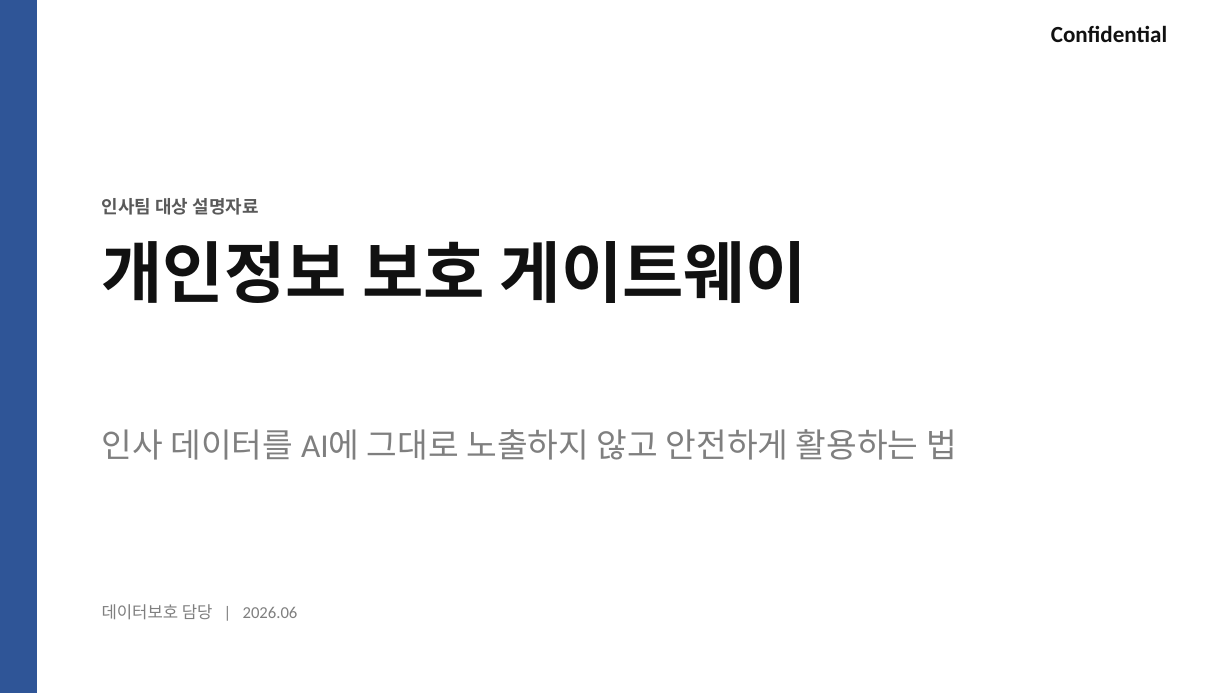
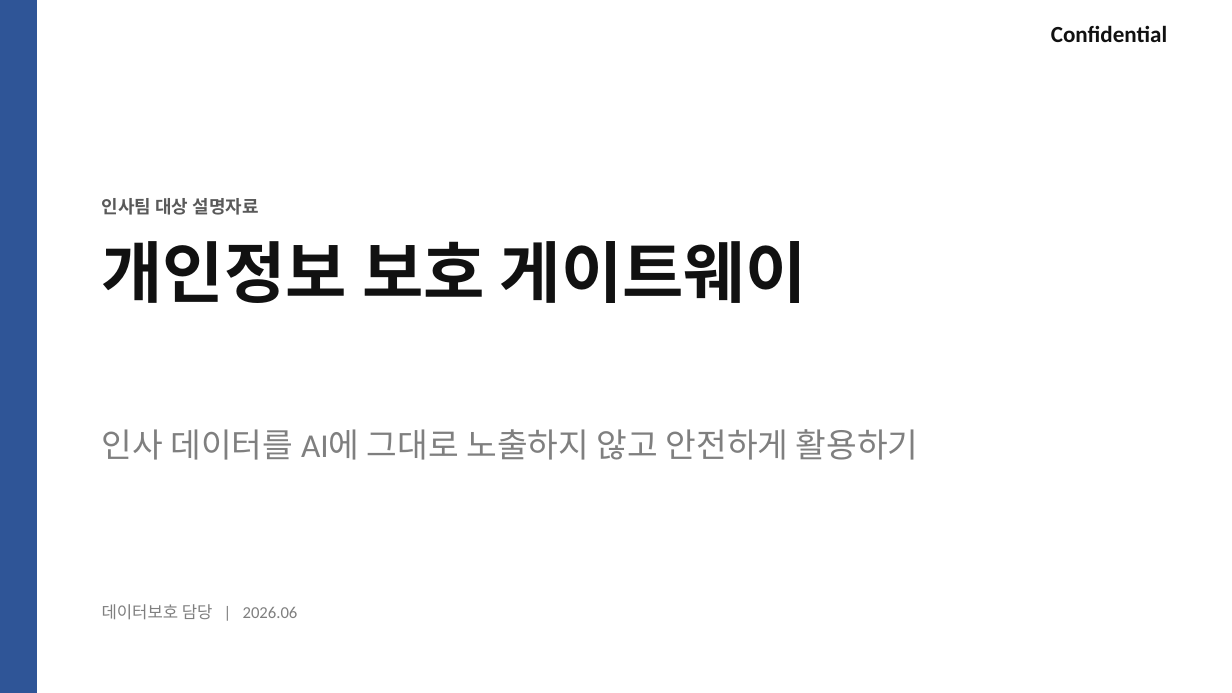
Before and after one commit to kos2001/pii-encryption-gateway, a slide deck: slide 1 of claudedocs/pii-gateway-hr-deck.pptx. Drawn at 1232x693 pixels with LibreOffice and Linux fonts; fonts in the diff are those of the drawing. Boxes give left, top, right and bottom in pixels: in the first picture for what was removed or moved away, otherwise in the second. Text is boxed around its words. In the diff, an @@ line names an element or a change of style, - is before the commit and + after.

```diff
--- a/claudedocs/pii-gateway-hr-deck.pptx
+++ b/claudedocs/pii-gateway-hr-deck.pptx
@@ text at (102, 429, 919, 460): text changed @@
-인사 데이터를 AI에 그대로 노출하지 않고 안전하게 활용하는 법
+인사 데이터를 AI에 그대로 노출하지 않고 안전하게 활용하기
```
Also in this commit, not shown: 6 other slides changed, 4 slides removed, 1 other file.
